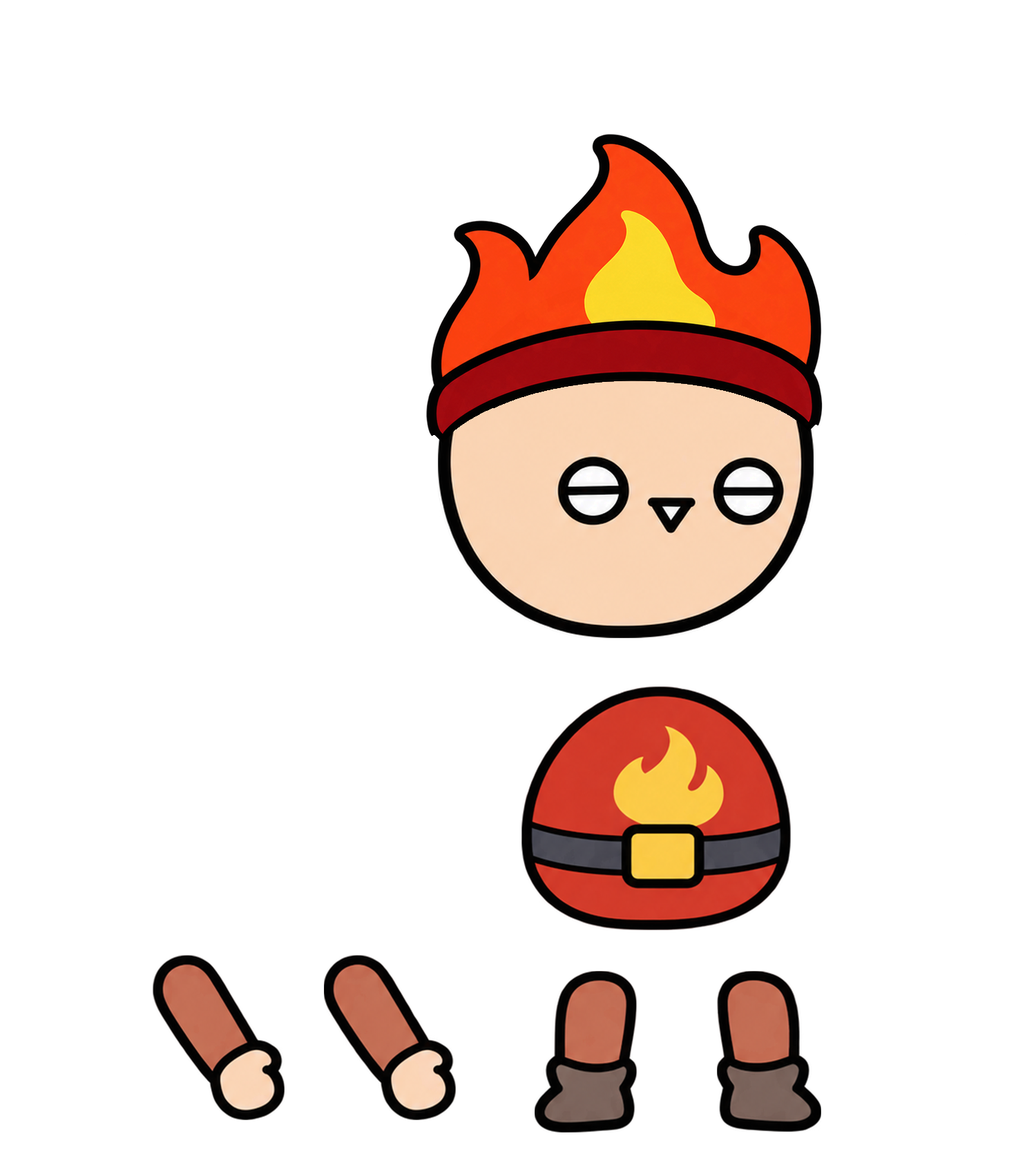
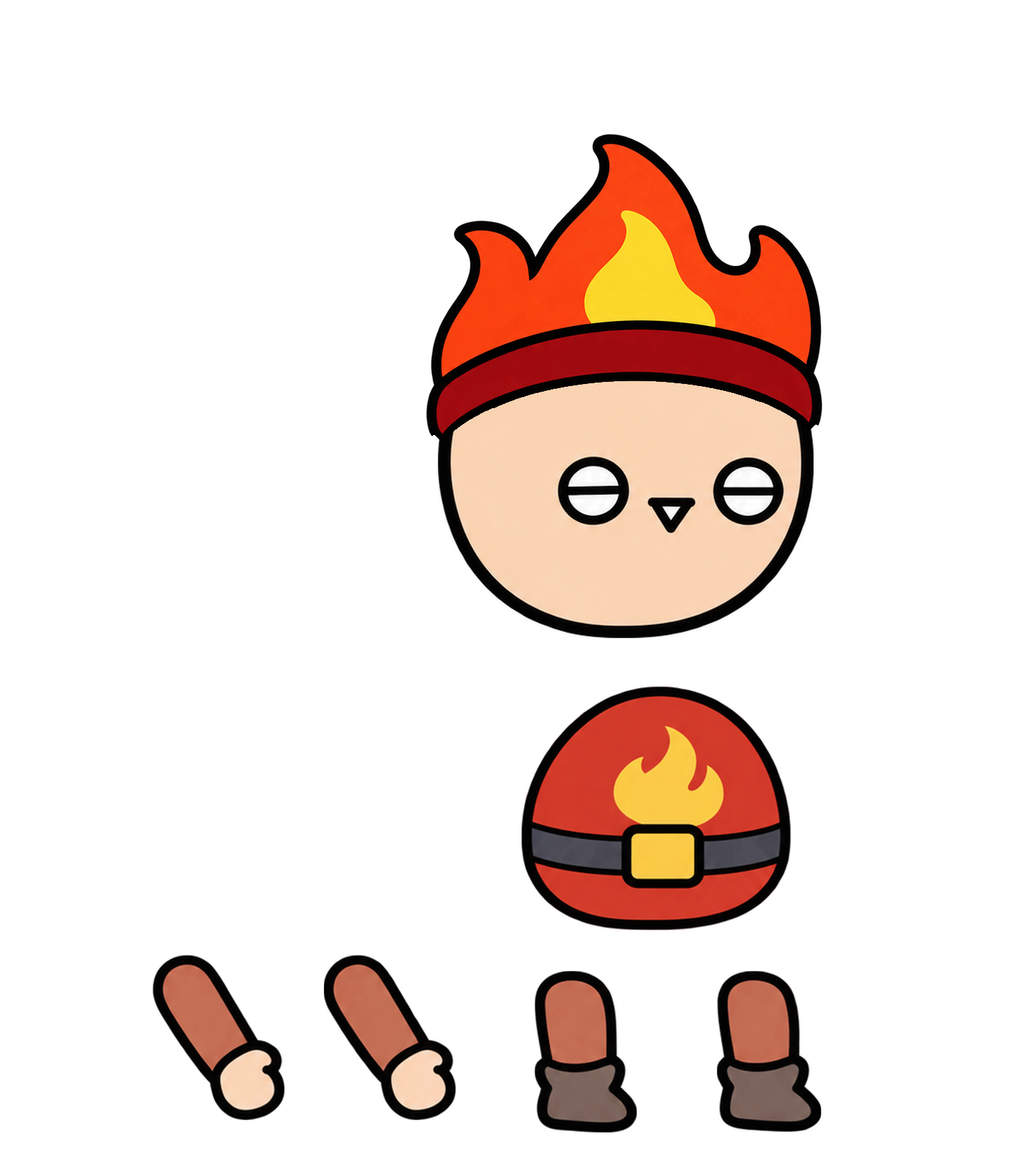
Layer changes from the first 1036x1174 image to the second:
painted on "다리1" over [534, 970, 637, 1133]
